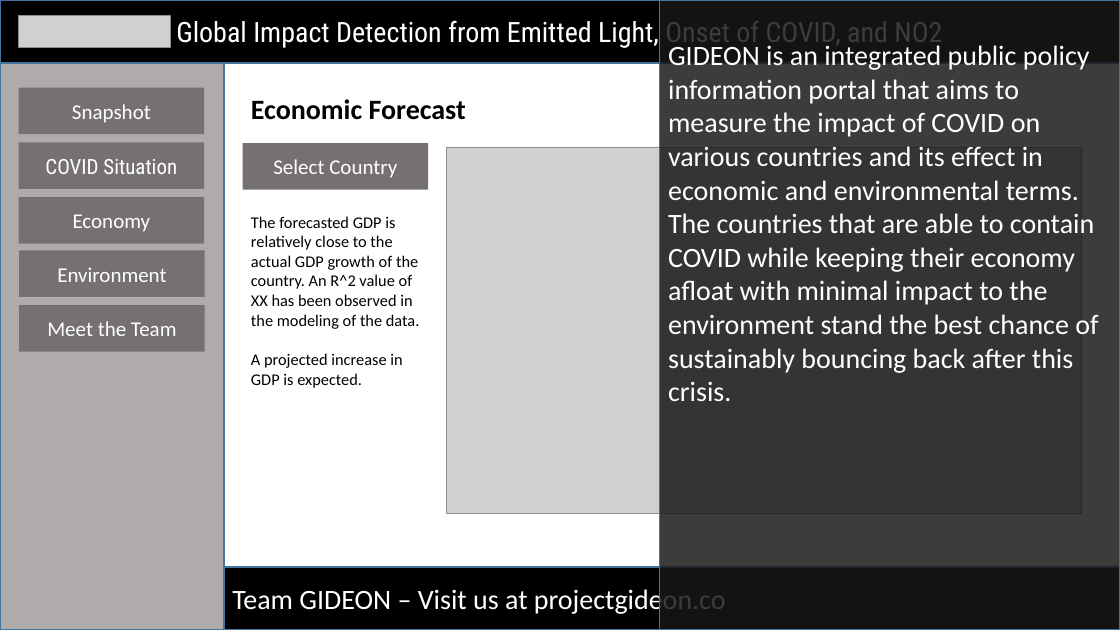
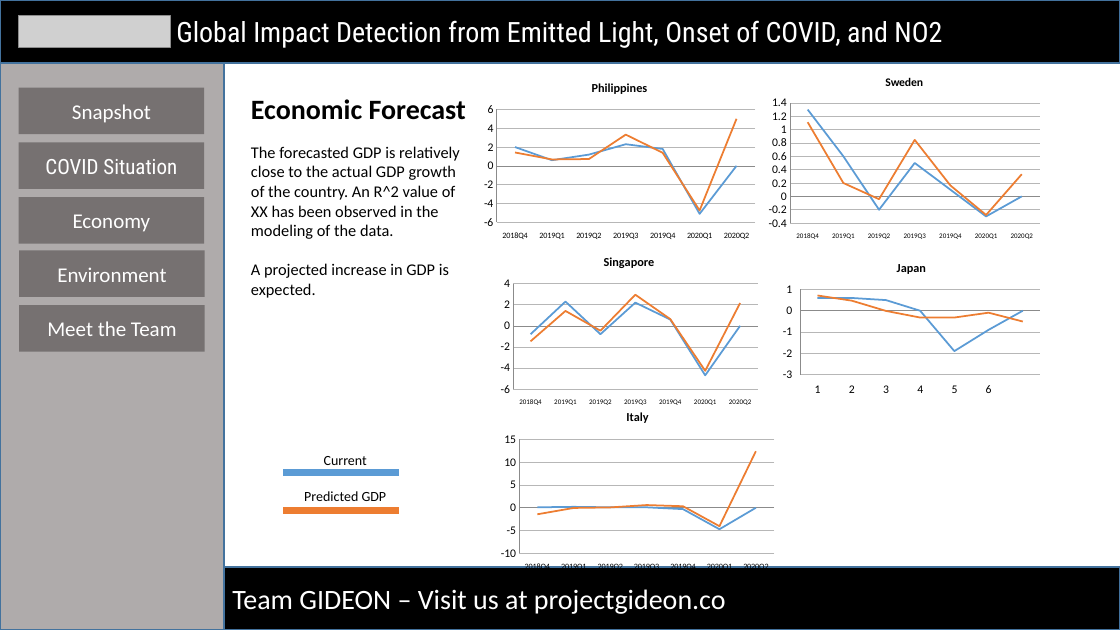
Before and after one commit to docligot/gqueers_space_apps, a slide deck: slide 3 of 5-slide-requirement_GIDEON.pptx. Drawn at 1120x630 pixels with LibreOffice and Linux fonts; fonts in the diff are those of the drawing; grey boxes stand for pictures. Boxes give left, top, right and bottom in pixels: in the first picture for what was removed or moved away, otherwise in the second. Text is boxed around its words. In the diff, an @@ line names an element or a change of style, - is before the commit and + after.

Commit message:
Updated presentation

```diff
--- a/5-slide-requirement_GIDEON.pptx
+++ b/5-slide-requirement_GIDEON.pptx
@@ rectangle removed at (660, 0, 1120, 630) @@
-GIDEON is an integrated public policy information portal that aims to measure the impact of COVID on various countries and its effect in economic and environmental terms. The countries that are able to contain COVID while keeping their economy afloat with minimal impact to the environment stand the best chance of sustainably bouncing back after this crisis.
@@ line chart added at (478, 69, 760, 244) @@
+title "Philippines"
+categories: 2018Q4, 2019Q1, 2019Q2, 2019Q3, 2019Q4, 2020Q1, 2020Q2
+Series 1: 2, 0.6, 1.2, 2.3, 1.8, -5.1, -
+Series 2: 1.4, 0.7, 0.7, 3.3, 1.4, -4.7, 5
@@ line chart added at (763, 65, 1045, 244) @@
+title "Sweden"
+categories: 2018Q4, 2019Q1, 2019Q2, 2019Q3, 2019Q4, 2020Q1, 2020Q2
+Series 1: 1.3, 0.6, -0.2, 0.5, 0.1, -0.3, -
+Series 2: 1.11, 0.2, -0.04, 0.85, 0.16, -0.28, 0.33
@@ text "The forecasted GDP is relatively ..." rewrapped from (251, 216, 420, 388) to (251, 146, 460, 298) @@
@@ rectangle removed at (243, 143, 429, 190) @@
-Select Country
@@ picture removed at (447, 147, 1082, 513) @@
@@ line chart added at (495, 244, 763, 409) @@
+title "Singapore"
+categories: 2018Q4, 2019Q1, 2019Q2, 2019Q3, 2019Q4, 2020Q1, 2020Q2
+Series 1: -0.8, 2.3, -0.8, 2.2, 0.6, -4.7, -
+Series 2: -1.5, 1.4, -0.5, 3, 0.6, -4.3, 2.2
@@ line chart added at (778, 250, 1046, 399) @@
+title "Japan"
+categories: 1, 2, 3, 4, 5, 6, 7
+Series 1: 0.6, 0.6, 0.5, 0, -1.9, -0.9, -
+Series 2: 0.72, 0.47, -0.01, -0.32, -0.32, -0.09, -0.51
@@ line chart added at (495, 399, 780, 576) @@
+title "Italy"
+categories: 2018Q4, 2019Q1, 2019Q2, 2019Q3, 2019Q4, 2020Q1, 2020Q2
+Series 1: 0.1, 0.2, 0.1, 0.1, -0.3, -4.7, -
+Series 2: -1.4, 0, 0.1, 0.6, 0.3, -4, 12.4
@@ line added from (284, 472) to (399, 472), #5B9BD5 6 pt @@
@@ text added at (324, 456, 367, 465), 12 pt, text #000000 @@
+Current
@@ text added at (304, 491, 387, 501), 12 pt, text #000000 @@
+Predicted GDP
@@ line added from (284, 511) to (399, 511), #ED7D31 6 pt @@
```
Also in this commit, not shown: 1 other file.
